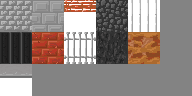
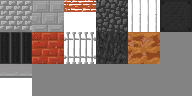
Comparing the layer stacks of the two w=192, h=96 images. Changes:
added layer "Layer 2" (hard light) in group "walls" over (x1=160, y1=0, x2=192, y2=32)
added layer "wall_symbol" (50%) in group "walls" over (x1=160, y1=0, x2=192, y2=32)
